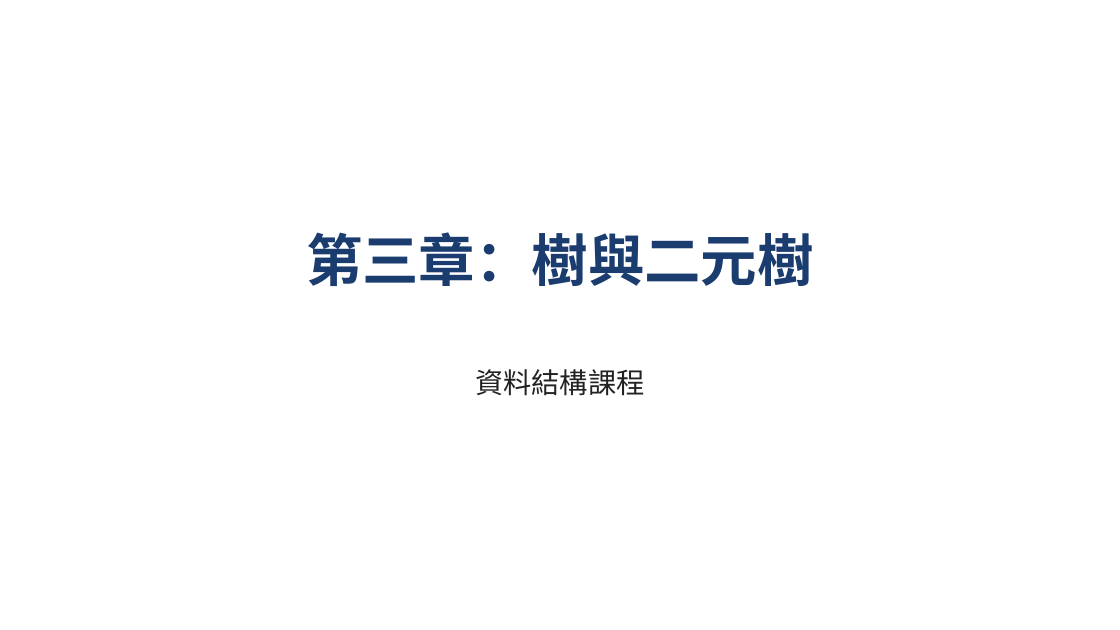
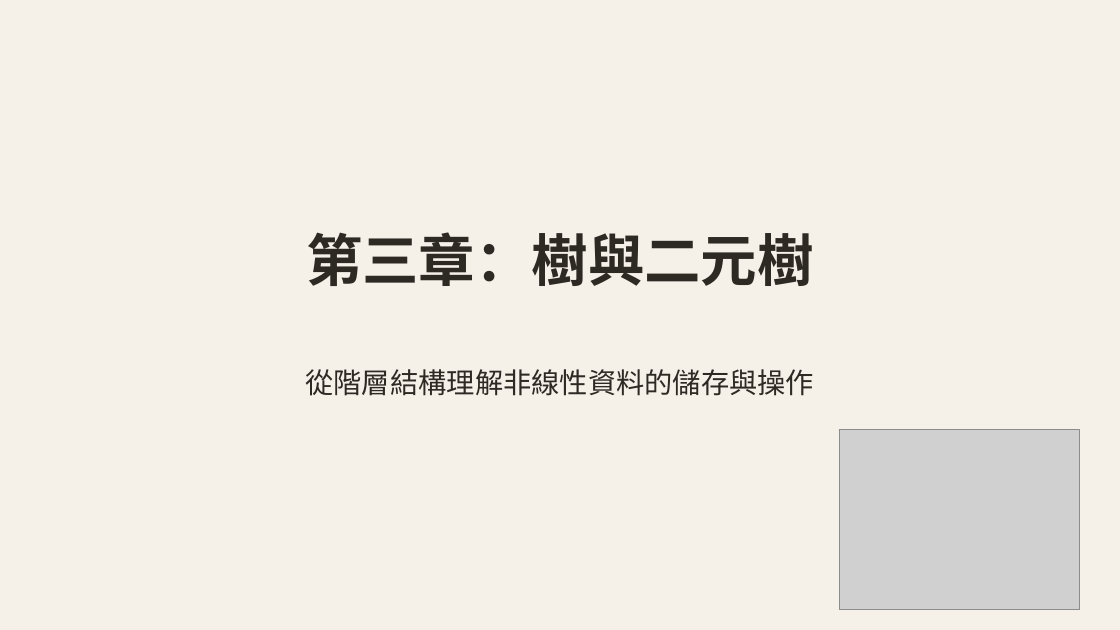
Before and after one commit to FantasySakura0515/ODForge, a slide deck: slide 1 of odforge/demo/tree.odp. Drawn at 1120x630 pixels with LibreOffice and Linux fonts; fonts in the diff are those of the drawing; grey boxes stand for pictures. Boxes give left, top, right and bottom in pixels: in the first picture for what was removed or moved away, otherwise in the second. Text is boxed around its words. In the diff, an @@ line names an element or a change of style, - is before the commit and + after.

```diff
--- a/odforge/demo/tree.odp
+++ b/odforge/demo/tree.odp
@@ background #FFFFFF to #F5F0E8 @@
@@ text "第三章：樹與二元樹" at [306,232,813,286]: text colour #1A3C6E to #2D2A24 @@
@@ text at [305,369,814,396]: text changed; text colour #222222 to #2D2A24 @@
-資料結構課程
+從階層結構理解非線性資料的儲存與操作
@@ picture added at [841,430,1080,610] @@
```
Also in this commit, not shown: 3 other slides changed, 15 slides added, 11 slides removed, 1 other file.
